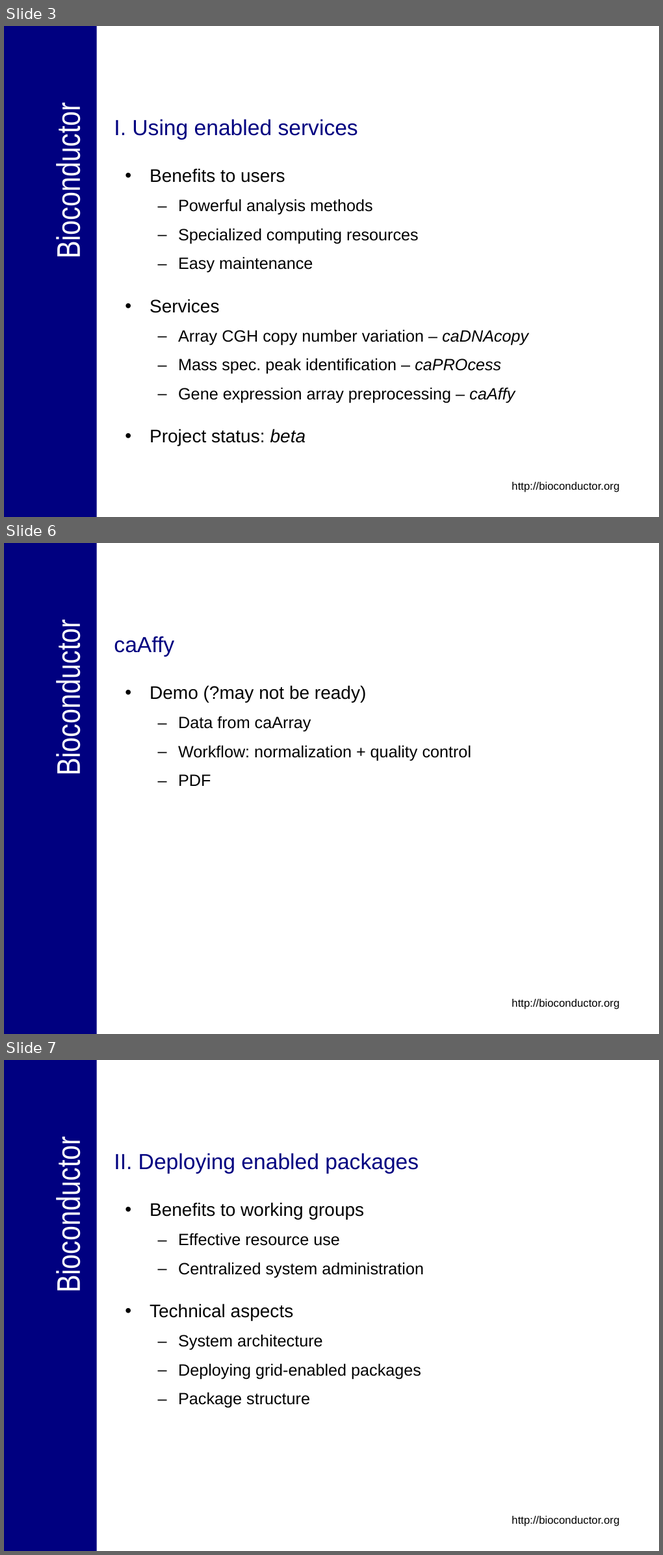
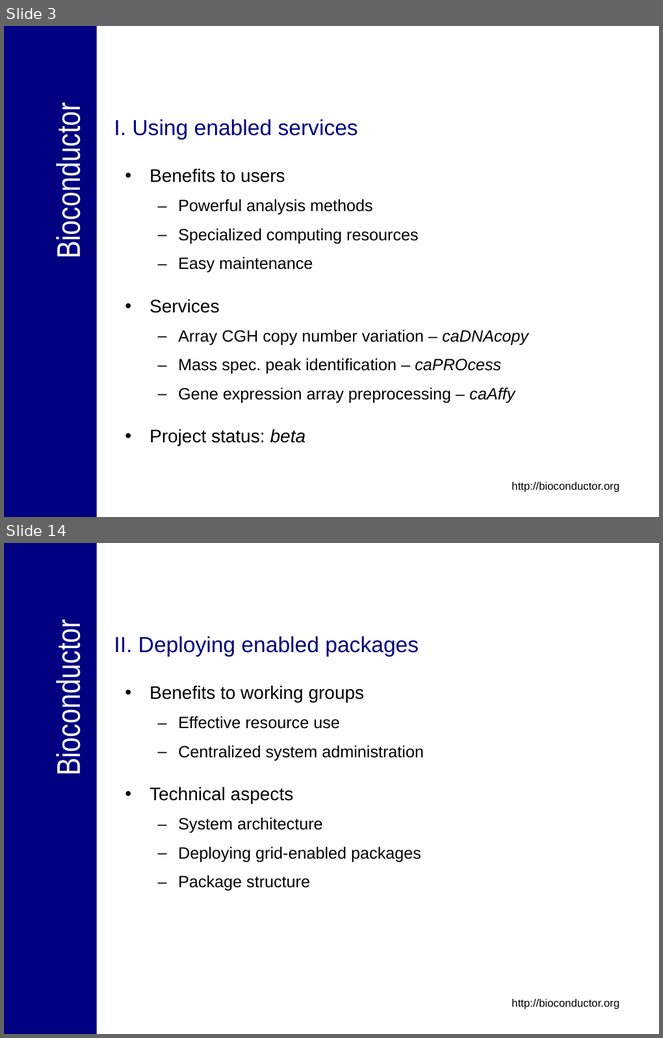
Before and after one commit to NCIP/bioconductor, a slide deck: bioconductor/Presentations/caBIG_Annual_Meeting_2007_Tech_Demo.ppt. Shown one above the other, each under a label of ours: slides 3, 6 and 7 before the commit, slides 3 and 14 after it; the slides between them are not shown. The pictures are 663x1555 and 663x1038 pixels, drawn with LibreOffice and Linux fonts; fonts in the diff are those of the drawing; background and template pictures are left out. Boxes give left, top, right and bottom in pixels: in the first picture for what was removed or moved away, otherwise in the second. Text is boxed around its words. In the diff, an @@ line names an element or a change of style, - is before the commit and + after.

```diff
--- a/bioconductor/Presentations/caBIG_Annual_Meeting_2007_Tech_Demo.ppt
+++ b/bioconductor/Presentations/caBIG_Annual_Meeting_2007_Tech_Demo.ppt
@@ slide 6 removed at bbox=[4, 543, 659, 1034], background #FFFFFF; not listed: 3 template elements that a slide beside it also shows @@
@@ title removed at bbox=[114, 636, 174, 657] @@
-caAffy
@@ text removed at bbox=[150, 685, 472, 786] @@
-• Demo (?may not be ready)
-  – Data from caArray
-  – Workflow: normalization + quality control
-  – PDF
@@ what was slide 7 is now slide 14 @@
```
Also in this commit, not shown: 1 slide changed, 10 slides added, 2 other slides removed.
